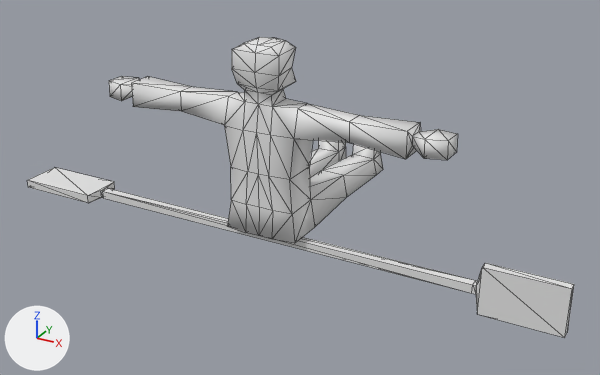
The glTF model models/character.glb as it was, and as the next commit left it.
The view is the same before and after, from a 50 mm lens placed at (2.21, -3.65, 2.16), pointed at (0.01, 0.35, 0.16). The axes (+X, +Y, +Z) are drawn at lower left. The lights are the same throughout. Mesh edges are drawn as thin lines. Vertices at the same position are counted once.

Names of what the first picture shows: 'Character'.
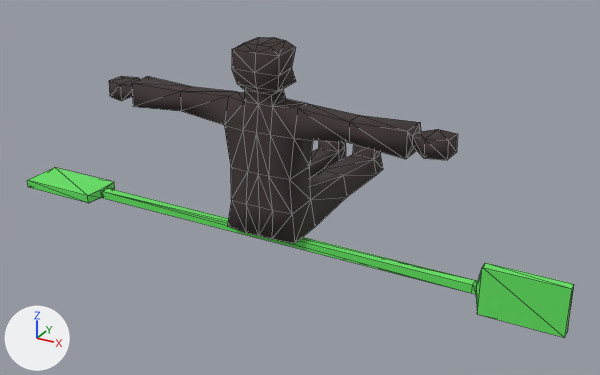
Location of each change, (x1, y1, x2, y2) in pixels of the pictures (600 x 375 px):
part 1 of me_cube_002, recoloured (grey to black)
    both: (109, 37, 458, 243)
part 2 of me_cube_002, recoloured (white to green)
    both: (27, 168, 115, 203)
part 3 of me_cube_002, recoloured (grey to green)
    both: (472, 263, 574, 338)
part 4 of me_cube_002, recoloured (grey to green)
    both: (103, 188, 469, 293)
part 5 of me_cube_002, recoloured (grey to green)
    both: (111, 193, 476, 293)

The change, as a diff of the scene's bpy script:
```diff
--- a/models/character.glb.py
+++ b/models/character.glb.py
@@ mat_paddle @@
+mat_paddle = principled_material('Paddle')
+mat_paddle.base_color = (0.127, 0.8, 0.12)  # green #64e761
@@ mat_character @@
+mat_character = principled_material('Character')
+mat_character.base_color = (0.0522, 0.0383, 0.0359)  # black #413735
+mat_character.roughness = 1.0
@@ me_cube_002 @@
 me_cube_002.from_pydata(...)  # 184 vertices, 360 faces; spans x -1.76..1.69, y -0.13..1.1, z -0.14..1.12
 # used by ob_character; location = (0.0, 0.0, 0.0)
+# me_cube_002 part 1: all 300 faces centred in x -1.04..1.04, y -0.11..1.1, z 0.04..1.12 switch from no material to mat_character (black #413735)
+# me_cube_002 part 2: all 26 faces centred in x -1.76..-1.22, y -0.13..0.13, z -0.03..0.03 switch from no material to mat_paddle (green #64e761)
+# me_cube_002 part 3: all 26 faces centred in x 1.22..1.69, y -0.03..0.03, z -0.14..0.14 switch from no material to mat_paddle (green #64e761)
+# me_cube_002 part 4: all 4 faces centred in x -0.4, y -0.03..0.03, z -0.03..0.03 switch from no material to mat_paddle (green #64e761)
+# me_cube_002 part 5: all 4 faces centred in x 0.4, y -0.03..0.03, z -0.03..0.03 switch from no material to mat_paddle (green #64e761)
```
